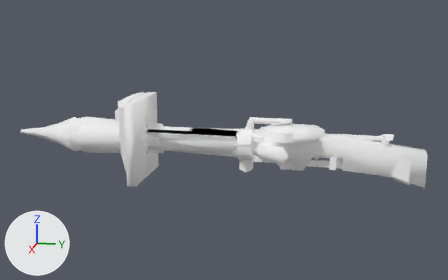
Before and after pictures for a commit that changed the glTF model docs/models/weapons/w04/099.glb.
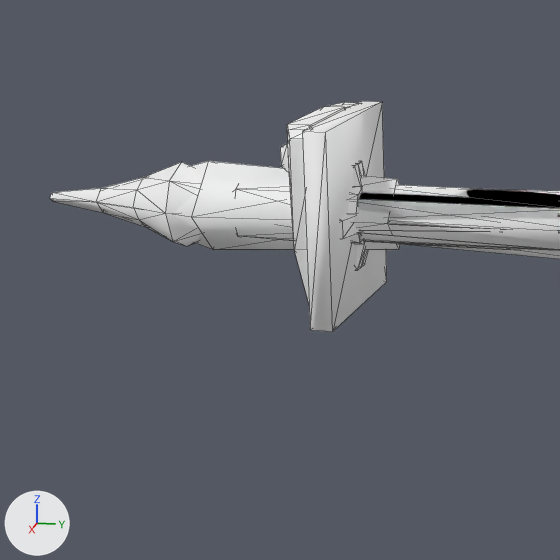
Each version is shown whole from a camera (50 mm lens) standing at (4.44, 0.52, 0.92) and looking at (-0.02, -0.37, -0.2), then close up on the part from 0% to 51% of the width and 18% to 100% of the height. Every picture has the same lights, and +X, +Y and +Z are marked at lower left. The first two pictures are the older version. The close-ups show mesh edges as thin lines. Vertices at exactly the same position are counted once.

Names of what the first close-up shows: 'Group[0]', 'Group[100]', 'Group[1]', 'Group[2]'.
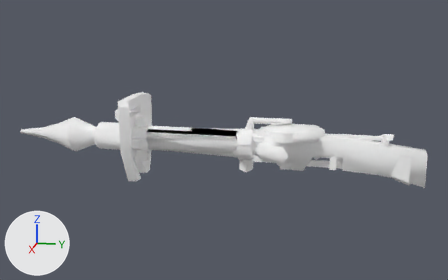
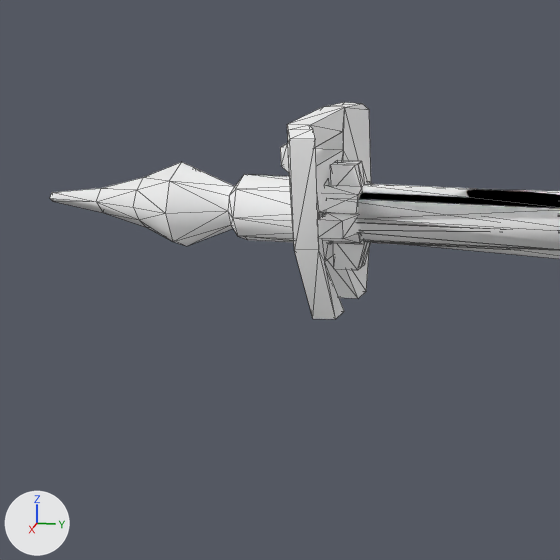
Boxes [x1, y1, x2, y2] around the edits, measured in the close-ups (560 x 560 px):
'Group[1]', reshaped
    before: [50, 161, 525, 250]
    after: [50, 162, 525, 249]
'Group[2]', reshaped (15% narrower, 6% shorter)
    before: [280, 101, 387, 332]
    after: [280, 102, 371, 319]
part 1 of me_group_1, deleted
    before: [174, 161, 400, 250]
part 2 of me_group_2, deleted
    before: [302, 101, 387, 332]

The change, as a list of edits to the scene's bpy script:
```text
Change me_group_1:
    used by ob_group_1; location = (0.0, 0.0, 0.0)
    remove me_group_1.from_pydata(...)  # 138 vertices, 252 faces; spans x -0.15..0.15, y -2.02..-0.27, z -0.35..-0.06
    add me_group_1.from_pydata(...)  # 129 vertices, 238 faces; spans x -0.14..0.14, y -2.02..-0.27, z -0.34..-0.06
    me_group_1 part 1: the loose piece of 9 vertices spanning x -0.15..0.15, y -1.95..-0.84, z -0.35..-0.06 is deleted
Change me_group_2:
    used by ob_group_2; location = (0.0, 0.0, 0.0)
    remove me_group_2.from_pydata(...)  # 48 vertices, 92 faces; spans x -0.279..0.279, y -1.164..-0.969, z -0.509..0.104
    add me_group_2.from_pydata(...)  # 40 vertices, 80 faces; spans x -0.279..0.279, y -1.164..-1.002, z -0.509..0.101
    me_group_2 part 2: the loose piece of 8 vertices spanning x -0.278..0.277, y -1.04..-0.969, z -0.508..0.104 is deleted
```
